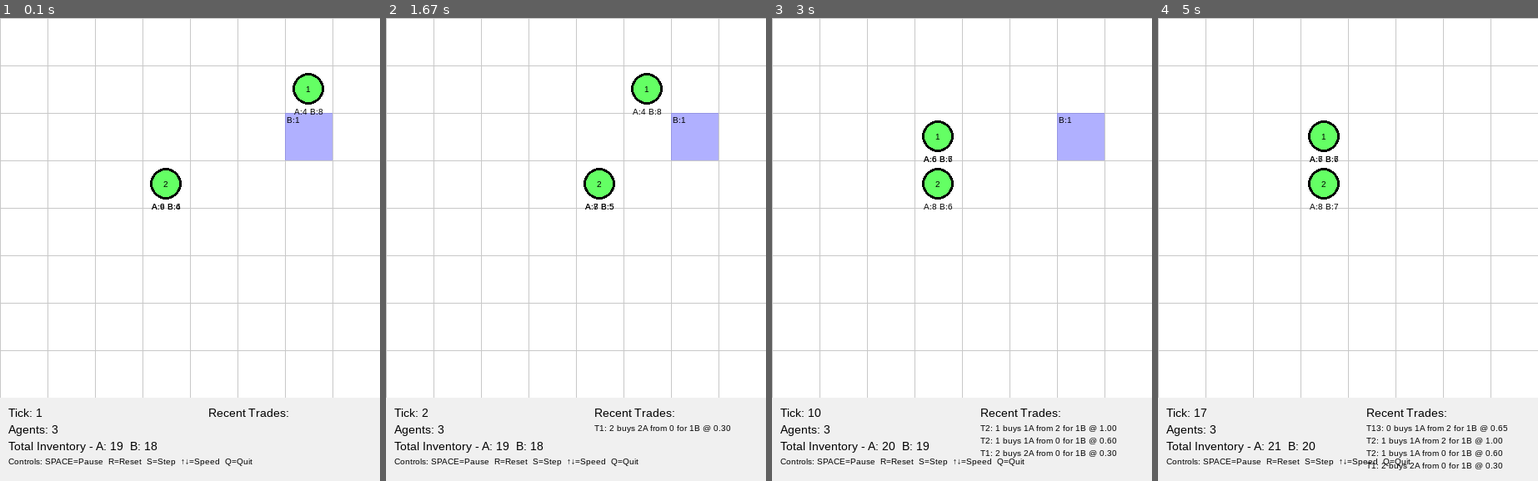
Above: before the commit, frames 1-4 (left to right).
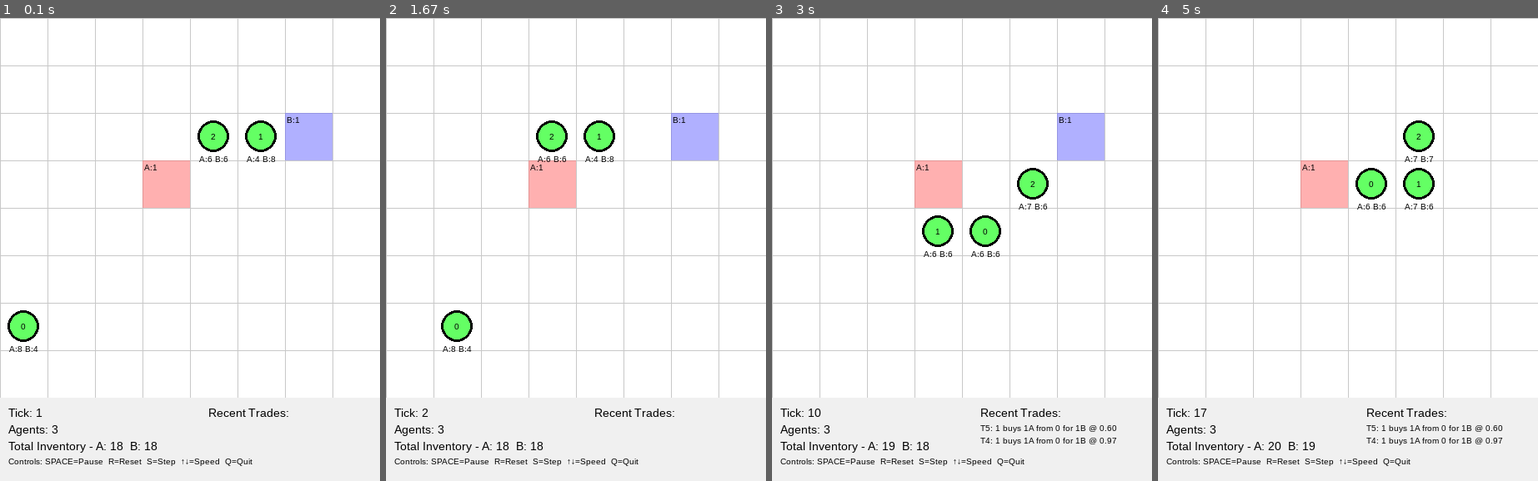
Above: after the commit, the same moments.

Repository: cmfunderburk/vmt-dev
Game: pygame game, started from main.py
The game is run twice, just before and just after one commit, with the same random seed, the same clock (stepped at 60 frames per second) and the same inputs.
Inputs:
- Up to frame 1 (0.1 s): no input
- Up to frame 2 (1.67 s): tap Space at 0.33 s; hold Up 0.67-1.13 s
- Up to frame 3 (3 s): tap Space at 1.67 s; hold Up 2.23-2.7 s; hold Down from 2.73 s (still down)
- Up to frame 4 (5 s): release Down at 3.15 s; hold Up 3.18-3.6 s; tap Space at 3.25, 3.7, 4.15, 4.62 s; hold Down 3.63-4.05 s; hold Up 4.08-4.52 s; hold Down 4.55-4.97 s

The runs differ from the first frame. In frame 1, 3.2% of the frame differs, in the area x 1-86%, y 11-94%; in frame 2, 3.9%; in frame 3, 3.5%; in frame 4, 4.0%, in the area x 30-92%, y 22-98%.

Commit message:
minor agent pos fix: tries to initialize agents on unique squares if possible, only colocates if grid too small

Diff:
--- a/src/vmt_engine/simulation.py
+++ b/src/vmt_engine/simulation.py
@@ -126,11 +126,23 @@
             util_config = self.config.utilities.mix[util_choice]
             utility_configs.append(util_config)
 
-        # Create agents with random positions
+        # Determine agent positions
+        n_cells = self.config.N * self.config.N
+        if n_agents <= n_cells:
+            # Assign unique positions if possible
+            all_positions = [(x, y) for x in range(self.config.N) for y in range(self.config.N)]
+            self.rng.shuffle(all_positions)
+            positions = all_positions[:n_agents]
+        else:
+            # Fallback to random placement if more agents than cells
+            positions = [
+                (self.rng.integers(0, self.config.N), self.rng.integers(0, self.config.N))
+                for _ in range(n_agents)
+            ]
+
+        # Create agents
         for i in range(n_agents):
-            x = self.rng.integers(0, self.config.N)
-            y = self.rng.integers(0, self.config.N)
-            pos = (x, y)
+            pos = positions[i]
 
             inventory = Inventory(A=inv_A[i], B=inv_B[i])
 
